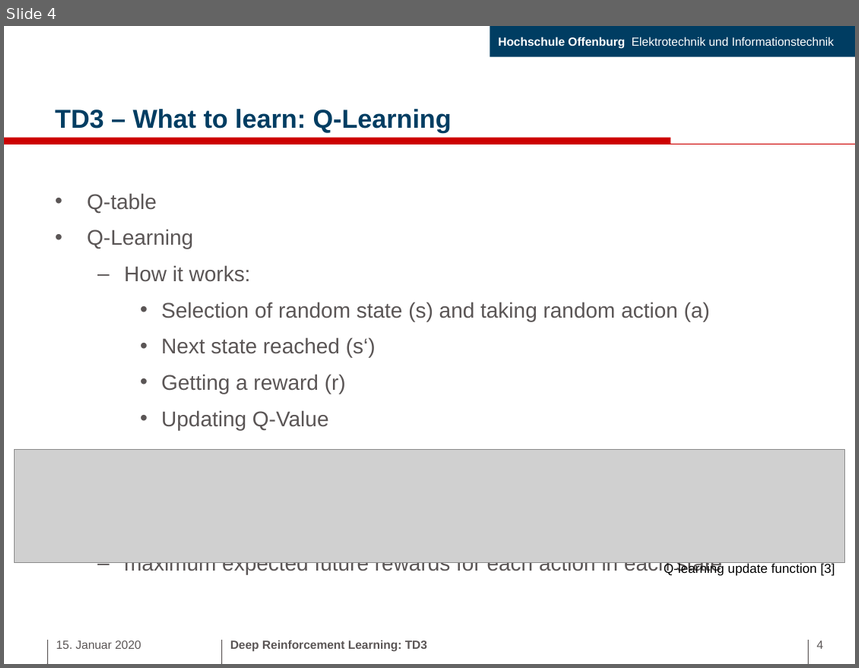
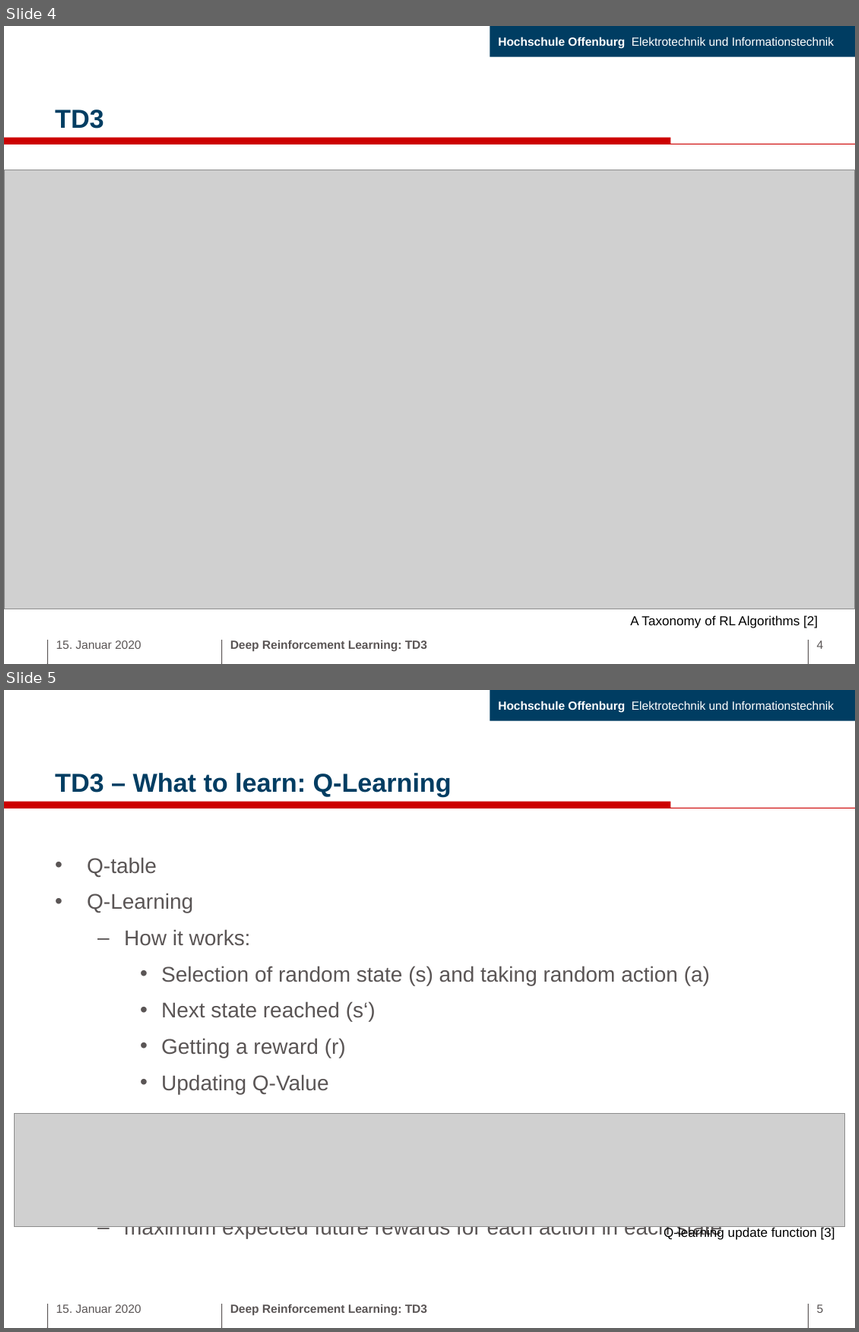
Before and after one commit to mrmarthy/DLSeminar, a slide deck: DRFL-TD3.pptx. Shown one above the other, each under a label of ours: slide 4 before the commit, slides 4 and 5 after it. The pictures are 859x668 and 859x1332 pixels, drawn with LibreOffice and Linux fonts; fonts in the diff are those of the drawing; grey boxes stand for pictures. Boxes give left, top, right and bottom in pixels: in the first picture for what was removed or moved away, otherwise in the second. Text is boxed around its words. In the diff, an @@ line names an element or a change of style, - is before the commit and + after.

```diff
--- a/DRFL-TD3.pptx
+++ b/DRFL-TD3.pptx
@@ slide 4 added at [4, 26, 855, 664], background #FFFFFF; not listed: 7 template elements that a slide beside it also shows @@
@@ title added at [55, 110, 104, 129], 22 pt, text #003D62, bold @@
+TD3
@@ picture added at [4, 170, 855, 609] @@
@@ text added at [630, 616, 818, 629], 11 pt, text #000000 @@
+A Taxonomy of RL Algorithms [2]
@@ text added at [56, 641, 142, 649], 10 pt, text #5A5555 @@
+15. Januar 2020
@@ text added at [230, 640, 427, 651], 10 pt, text #5A5555, bold @@
+Deep Reinforcement Learning: TD3
@@ page number added at [817, 641, 824, 649], 10 pt, text #5A5555 @@
+4
@@ what was slide 4 is now slide 5 @@
@@ page number at [817, 1305, 824, 1313]: text changed @@
-4
+5
```
Also in this commit, not shown: 1 slide changed, 1 other file.
